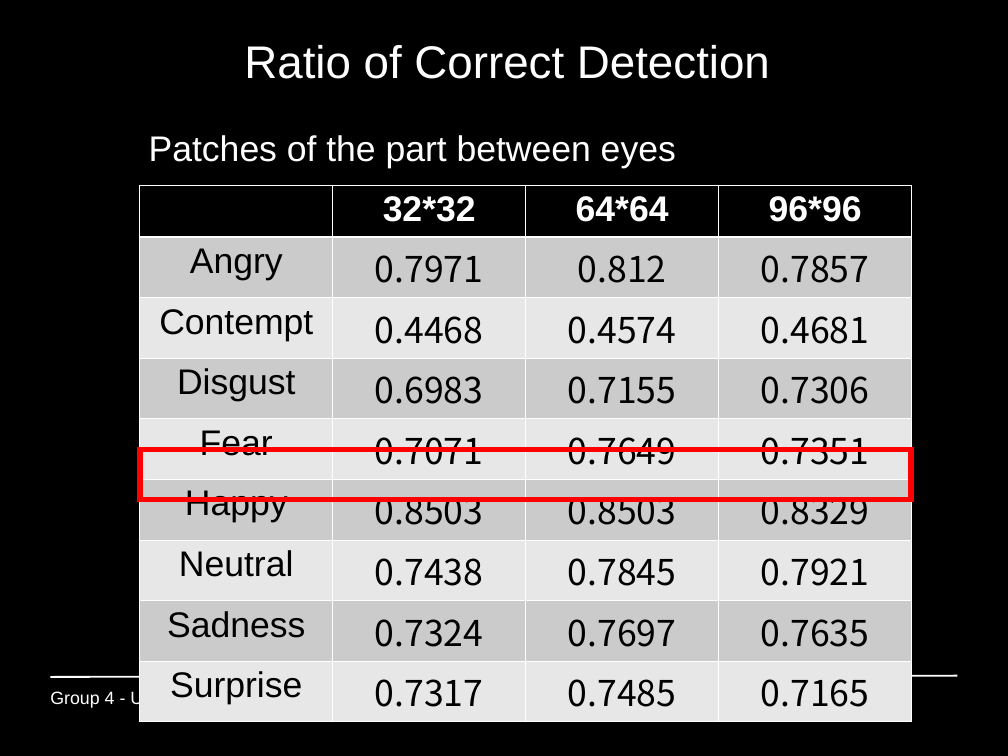
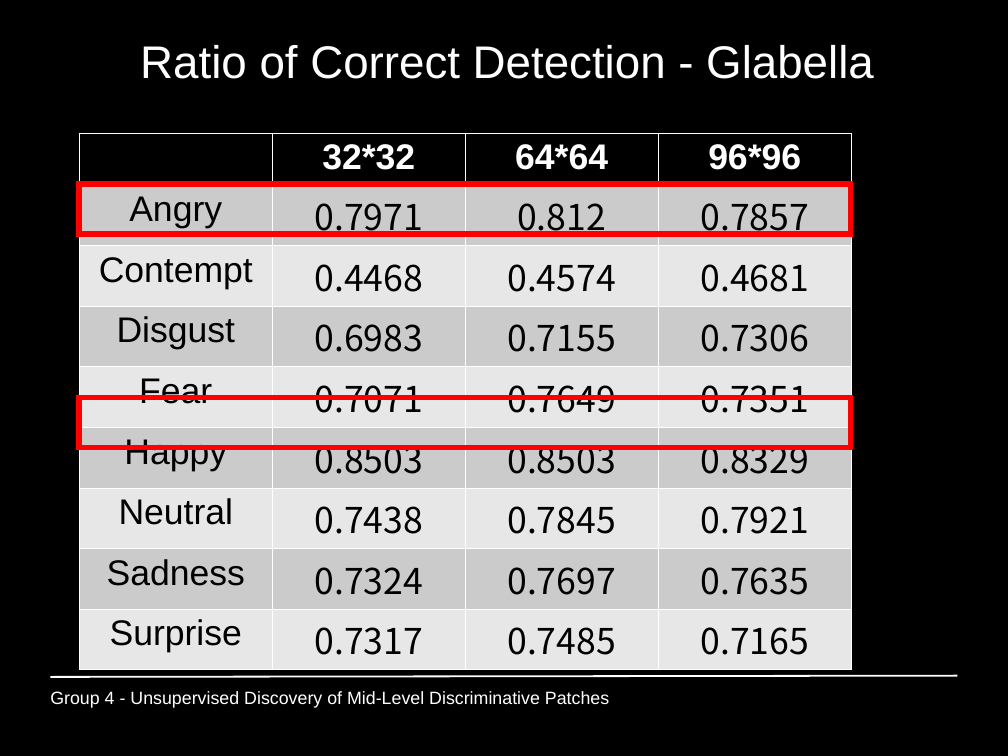
Before and after one commit to GiannisPapadopoulos/DiscriminativePatches, a slide deck: slide 23 of presentations/period3/MAI_Project1_Group4.ppt (slide 22 before the commit). Drawn at 1008x756 pixels with LibreOffice and Linux fonts; fonts in the diff are those of the drawing. Boxes give left, top, right and bottom in pixels: in the first picture for what was removed or moved away, otherwise in the second. Text is boxed around its words. In the diff, an @@ line names an element or a change of style, - is before the commit and + after.

```diff
--- a/presentations/period3/MAI_Project1_Group4.ppt
+++ b/presentations/period3/MAI_Project1_Group4.ppt
@@ title at <box>140,45,874,79</box>: text changed @@
-Ratio of Correct Detection
+Ratio of Correct Detection - Glabella
@@ table: place and size @@
-table at <box>140,185,912,711</box>
+table at <box>80,134,852,659</box>
@@ text removed at <box>149,135,676,168</box> @@
-Patches of the part between eyes
@@ rectangle added at <box>80,184,852,234</box>, outline #FF0000 4.51 pt @@
@@ rectangle: place and size @@
-rectangle at <box>140,449,912,499</box>
+rectangle at <box>80,398,852,448</box>
```
Also in this commit, not shown: 4 other slides changed, 1 slide added.
